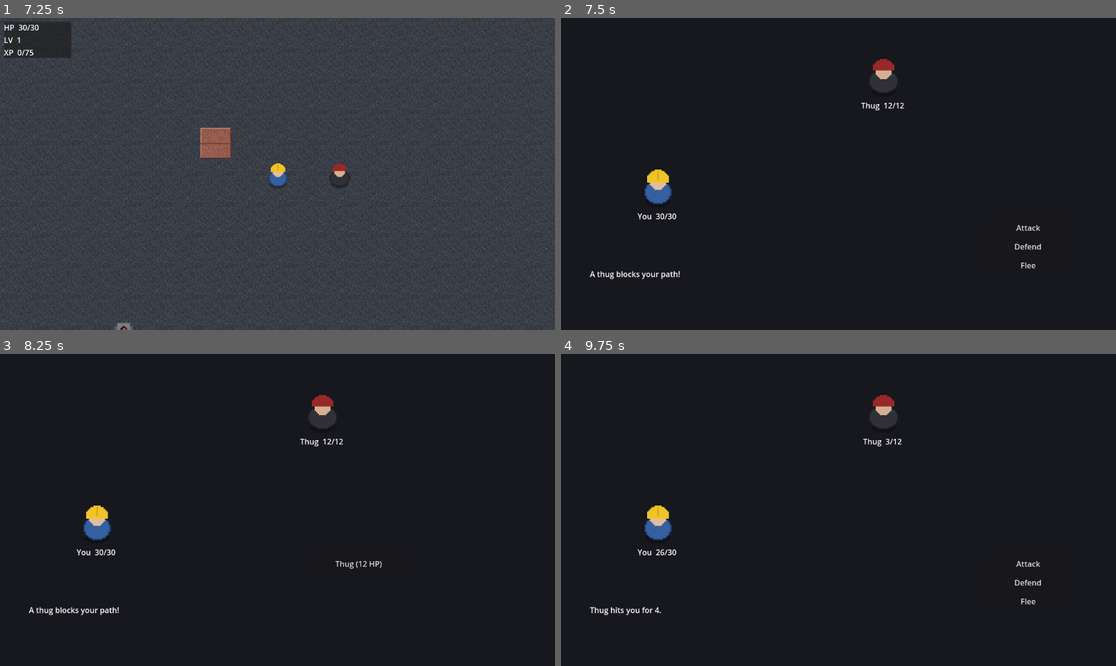
Above: before the commit, frames 1-4 (two rows, left to right).
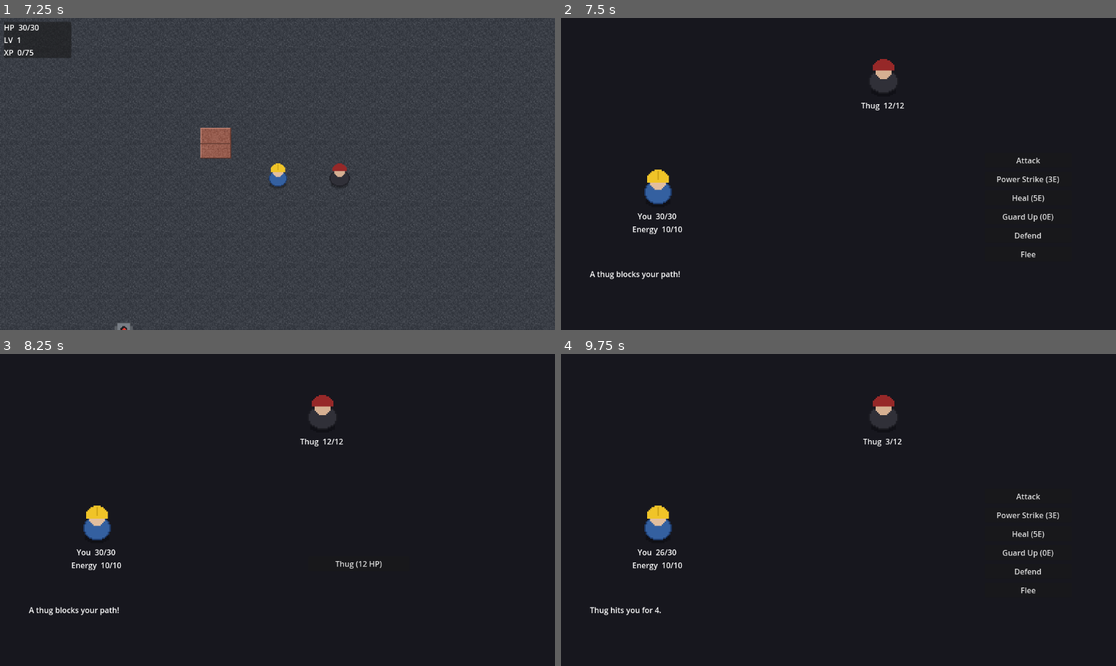
Above: after the commit, the same moments.

Repository: hundycougar/modern-rpg
Game: Godot game, scene res://main/world.tscn
Same seed, same stepped clock (60 frames per second), same inputs: the game is played once before the commit and once after it.
Inputs:
- Up to frame 1 (7.25 s): tap Enter at 0.5, 2.75, 4.25 s; hold D (move_right) 0.53-1.28 s; hold S (move_down) 1.28-2.03 s; tap Space at 2, 3.5, 5.75 s; hold D (move_right) 2.03-2.78 s; hold W (move_up) 2.78-3.53 s; hold A (move_left) 3.53-5.03 s; hold S (move_down) 5.03-5.78 s; hold D (move_right) 5.78-6.53 s; hold W (move_up) from 6.53 s (still down)
- Up to frame 2 (7.5 s): release W (move_up) at 7.28 s; hold D (move_right) from 7.28 s (still down)
- Up to frame 3 (8.25 s): release D (move_right) at 8 s; click "Attack" at 8 s
- Up to frame 4 (9.75 s): click "Thug (12 HP)" at 8.75 s; hold S (move_down) from 9.53 s (still down)

Frame 1 is identical in both runs. In frame 2, 0.6% of the frame differs, in the area x 12-90%, y 44-81%; in frame 3, 0.1%; in frame 4, 0.6%.

Commit message:
Factory: M1 build passing acceptance test

Diff:
--- a/battle/battle.tscn
+++ b/battle/battle.tscn
@@ -75,6 +75,11 @@
 text = "You"
 horizontal_alignment = 1
 
+[node name="Energy" type="Label" parent="PlayerBox"]
+layout_mode = 2
+text = "Energy"
+horizontal_alignment = 1
+
 [node name="Log" type="Label" parent="."]
 layout_mode = 0
 offset_left = 60.0
@@ -86,7 +91,7 @@
 [node name="Menu" type="VBoxContainer" parent="."]
 layout_mode = 0
 offset_left = 880.0
-offset_top = 420.0
+offset_top = 280.0
 offset_right = 1060.0
 offset_bottom = 590.0
 theme_override_constants/separation = 8
@@ -94,6 +99,18 @@
 [node name="Attack" type="Button" parent="Menu"]
 layout_mode = 2
 text = "Attack"
+
+[node name="PowerStrike" type="Button" parent="Menu"]
+layout_mode = 2
+text = "Power Strike (3E)"
+
+[node name="Heal" type="Button" parent="Menu"]
+layout_mode = 2
+text = "Heal (5E)"
+
+[node name="GuardUp" type="Button" parent="Menu"]
+layout_mode = 2
+text = "Guard Up (0E)"
 
 [node name="Defend" type="Button" parent="Menu"]
 layout_mode = 2
--- a/battle/battle_manager.gd
+++ b/battle/battle_manager.gd
@@ -21,18 +21,40 @@
 # How long the result line stays up before we drop back to the map.
 const EXIT_DELAY := 1.2
 
+# The player's three battle skills. Each is limited a different way: energy,
+# cooldown, or both.
+const SKILL_DEFS := [
+	{"id": "power_strike", "sname": "Power Strike", "kind": "damage", "cost": 3, "cooldown": 0, "power": 8},
+	{"id": "heal", "sname": "Heal", "kind": "heal", "cost": 5, "cooldown": 2, "power": 12},
+	{"id": "guard_up", "sname": "Guard Up", "kind": "buff", "cost": 0, "cooldown": 3, "power": 4},
+]
+
+const _SKILL_BUTTONS := {
+	"power_strike": "PowerStrike",
+	"heal": "Heal",
+	"guard_up": "GuardUp",
+}
+
 # When true, damage has no random variance — repeatable math for the tests.
 var deterministic: bool = false
 
 var player
 var enemies: Array = []
+
+var player_max_energy: int = 10
+var player_energy: int = 10
 
 var _order: Array = []
 var _turn_index := 0
 var _acting_enemy = null
 var _fled := false
+# skill id -> turns left before it can be used again.
+var _skill_cooldowns: Dictionary = {}
+# Which skill the open target menu is picking a target for ("" = plain Attack).
+var _pending_skill := ""
 
 @onready var _player_hp: Label = $PlayerBox/HP
+@onready var _player_energy_label: Label = $PlayerBox/Energy
 @onready var _enemy_boxes: Array = [$EnemyRow/Enemy0, $EnemyRow/Enemy1]
 @onready var _log: Label = $Log
 @onready var _menu: VBoxContainer = $Menu
@@ -48,8 +70,12 @@
 		Combatant.new("Thug", 12, 6, 1, 5),
 		Combatant.new("Drone", 10, 5, 3, 7),
 	]
+	_reset_skills()
 
 	$Menu/Attack.pressed.connect(_on_attack_pressed)
+	$Menu/PowerStrike.pressed.connect(_on_skill_pressed.bind("power_strike"))
+	$Menu/Heal.pressed.connect(_on_skill_pressed.bind("heal"))
+	$Menu/GuardUp.pressed.connect(_on_skill_pressed.bind("guard_up"))
 	$Menu/Defend.pressed.connect(_on_defend_pressed)
 	$Menu/Flee.pressed.connect(_on_flee_pressed)
 	$GameOver/Restart.pressed.connect(_on_restart_pressed)
@@ -75,6 +101,7 @@
 func setup_from_type(enemy_type: String) -> void:
 	var base: Dictionary = BASE_STATS.get(enemy_type, BASE_STATS["thug"])
 	player = _new_player()
+	_reset_skills()
 	enemies = [Combatant.new(
 		base["cname"],
 		_roll(base["max_hp"]),
@@ -136,6 +163,78 @@
 	return dmg
 
 
+# --- skills (the acceptance test's contract) ---
+
+# Full energy, every skill off cooldown.
+func _reset_skills() -> void:
+	player_energy = player_max_energy
+	_skill_cooldowns.clear()
+	for s in SKILL_DEFS:
+		_skill_cooldowns[s["id"]] = 0
+
+
+func available_skills() -> Array:
+	var out := []
+	for s in SKILL_DEFS:
+		out.append({
+			"id": s["id"],
+			"sname": s["sname"],
+			"cost": s["cost"],
+			"cooldown": s["cooldown"],
+			"current_cooldown": _skill_cooldowns.get(s["id"], 0),
+		})
+	return out
+
+
+func can_use_skill(skill_id: String) -> bool:
+	var s := _skill_def(skill_id)
+	if s.is_empty():
+		return false
+	return player_energy >= int(s["cost"]) and int(_skill_cooldowns.get(skill_id, 0)) == 0
+
+
+# Spends the skill and applies its effect. A no-op returning {"ok": false} if the
+# skill is out of energy or still cooling down.
+func use_skill(skill_id: String, target) -> Dictionary:
+	if not can_use_skill(skill_id):
+		return {"ok": false}
+	var s := _skill_def(skill_id)
+	player_energy -= int(s["cost"])
+	_skill_cooldowns[skill_id] = int(s["cooldown"])
+
+	var result := {"ok": true}
+	match s["kind"]:
+		"damage":
+			var dmg: int = max(1, (player.attack + int(s["power"])) - target.defense)
+			if not deterministic:
+				var spread: float = dmg * VARIANCE
+				dmg = max(1, roundi(dmg + randf_range(-spread, spread)))
+			target.hp = max(0, target.hp - dmg)
+			result["damage"] = dmg
+		"heal":
+			var before: int = target.hp
+			target.hp = min(target.max_hp, target.hp + int(s["power"]))
+			result["heal"] = target.hp - before
+		"buff":
+			target.defense += int(s["power"])
+			result["buff"] = int(s["power"])
+	_refresh()
+	return result
+
+
+# Every skill cools down by one turn. Called at the top of each player turn.
+func tick_skill_cooldowns() -> void:
+	for id in _skill_cooldowns:
+		_skill_cooldowns[id] = max(0, int(_skill_cooldowns[id]) - 1)
+
+
+func _skill_def(skill_id: String) -> Dictionary:
+	for s in SKILL_DEFS:
+		if s["id"] == skill_id:
+			return s
+	return {}
+
+
 func is_over() -> bool:
 	if not player.is_alive():
 		return true
@@ -176,6 +275,7 @@
 	# A Defend lasts until the defender's next turn comes round.
 	actor.defending = false
 	if actor == player:
+		tick_skill_cooldowns()
 		_show_menu()
 	else:
 		_hide_menus()
@@ -234,6 +334,29 @@
 # --- player actions ---
 
 func _on_attack_pressed() -> void:
+	_pending_skill = ""
+	_show_targets()
+
+
+# Self-targeted skills fire straight away; a damage skill picks its target first.
+func _on_skill_pressed(skill_id: String) -> void:
+	if not can_use_skill(skill_id):
+		return
+	var s := _skill_def(skill_id)
+	if s["kind"] == "damage":
+		_pending_skill = skill_id
+		_show_targets()
+		return
+	_hide_menus()
+	var r := use_skill(skill_id, player)
+	if r.has("heal"):
+		_say("You patch yourself up for %d." % r["heal"])
+	else:
+		_say("Your guard tightens. +%d defense." % r["buff"])
+	_advance()
+
+
+func _show_targets() -> void:
 	_menu.hide()
 	for child in _target_menu.get_children():
 		child.queue_free()
@@ -249,7 +372,12 @@
 
 func _on_target_pressed(target) -> void:
 	_hide_menus()
-	var dmg := do_attack(player, target)
+	var dmg := 0
+	if _pending_skill == "":
+		dmg = do_attack(player, target)
+	else:
+		dmg = int(use_skill(_pending_skill, target).get("damage", 0))
+		_pending_skill = ""
 	var suffix := " It goes down!" if not target.is_alive() else ""
 	_say("You hit %s for %d.%s" % [target.cname, dmg, suffix])
 	_advance()
@@ -283,8 +411,21 @@
 	_log.text = text
 
 
+# Each skill button reads out its cost, and its remaining cooldown when it has one.
+func _refresh_skill_buttons() -> void:
+	for s in available_skills():
+		var button: Button = _menu.get_node(_SKILL_BUTTONS[s["id"]])
+		var label: String = "%s (%dE)" % [s["sname"], s["cost"]]
+		if s["current_cooldown"] > 0:
+			label += " CD %d" % s["current_cooldown"]
+		button.text = label
+		button.disabled = not can_use_skill(s["id"])
+
+
 func _refresh() -> void:
 	_player_hp.text = "You  %d/%d" % [player.hp, player.max_hp]
+	_player_energy_label.text = "Energy  %d/%d" % [player_energy, player_max_energy]
+	_refresh_skill_buttons()
 	for i in _enemy_boxes.size():
 		var box: Control = _enemy_boxes[i]
 		box.visible = i < enemies.size()
Not shown, added: tests/test_m3c.gd.uid
